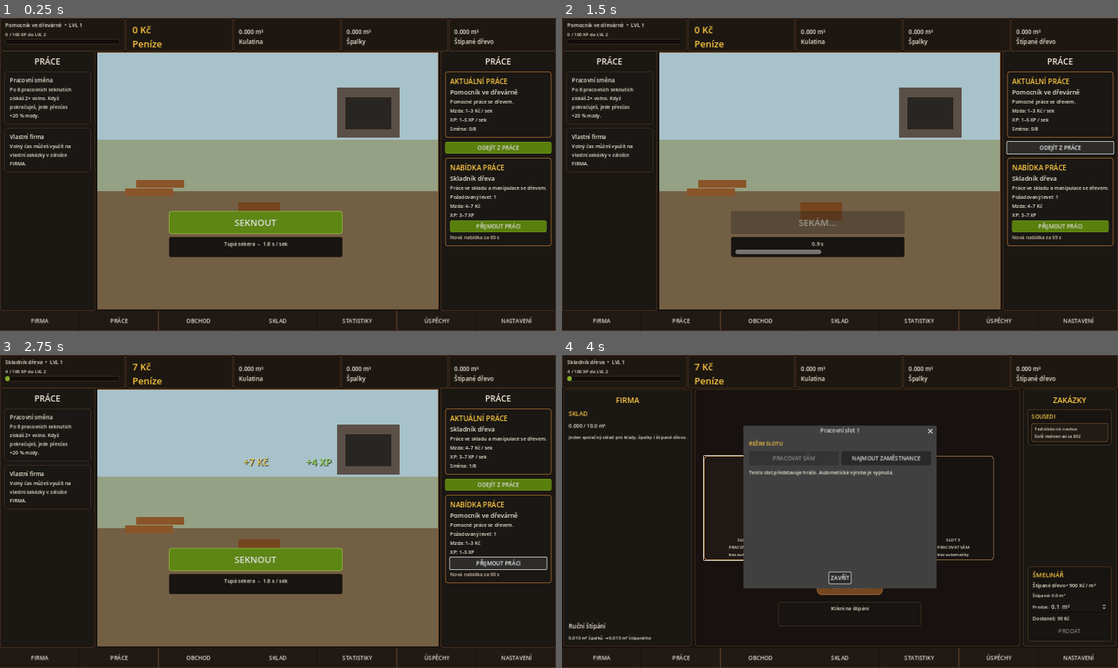
Above: before the commit, frames 1-4 (two rows, left to right).
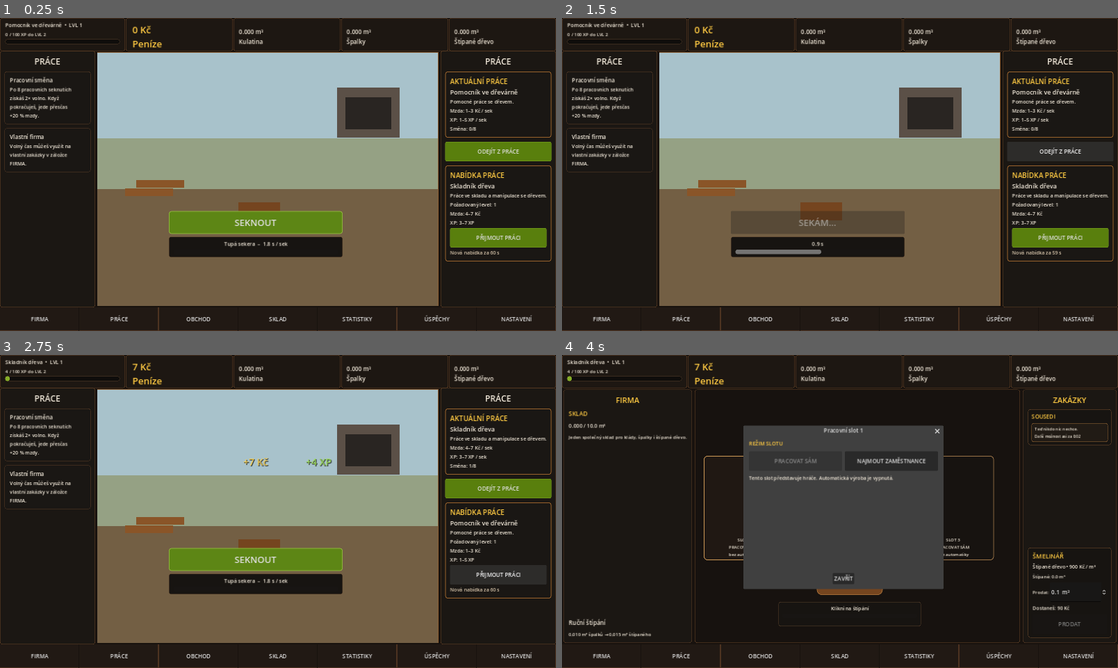
Above: after the commit, the same moments.

Repository: welewan-code/Lumberjack-John
Game: Godot game, scene res://Main.tscn
Same seed, same stepped clock (60 frames per second), same inputs: the game is played once before the commit and once after it.
Inputs:
- Up to frame 1 (0.25 s): no input
- Up to frame 2 (1.5 s): click "SEKNOUT" at 0.5 s; click "ODEJÍT Z PRÁCE" at 1.25 s
- Up to frame 3 (2.75 s): click "PŘIJMOUT PRÁCI" at 2 s
- Up to frame 4 (4 s): click "FIRMA" at 2.75 s; click "SLOT 1 PRACOVAT SÁM bez autom…" at 3.5 s

The runs differ from the first frame. In frame 1, 4.8% of the frame differs, in the area x 0-100%, y 38-98%; in frame 2, 4.4%; in frame 3, 3.8%; in frame 4, 3.8%.

Commit message:
Configure landscape mobile viewport and mobile autoloads

Diff:
--- a/project.godot
+++ b/project.godot
@@ -14,6 +14,8 @@
 CompanyUI="*res://company_ui.gd"
 ContractManager="*res://contract_manager.gd"
 TransportUI="*res://transport_ui.gd"
+SaveTransfer="*res://save_transfer.gd"
+MobileUI="*res://mobile_ui.gd"
 
 [display]
 window/size/viewport_width=1600
@@ -22,6 +24,8 @@
 window/size/window_height_override=900
 window/stretch/mode="canvas_items"
 window/stretch/aspect="expand"
+window/handheld/orientation=4
+window/energy_saving/keep_screen_on=true
 
 [rendering]
 renderer/rendering_method="gl_compatibility"
